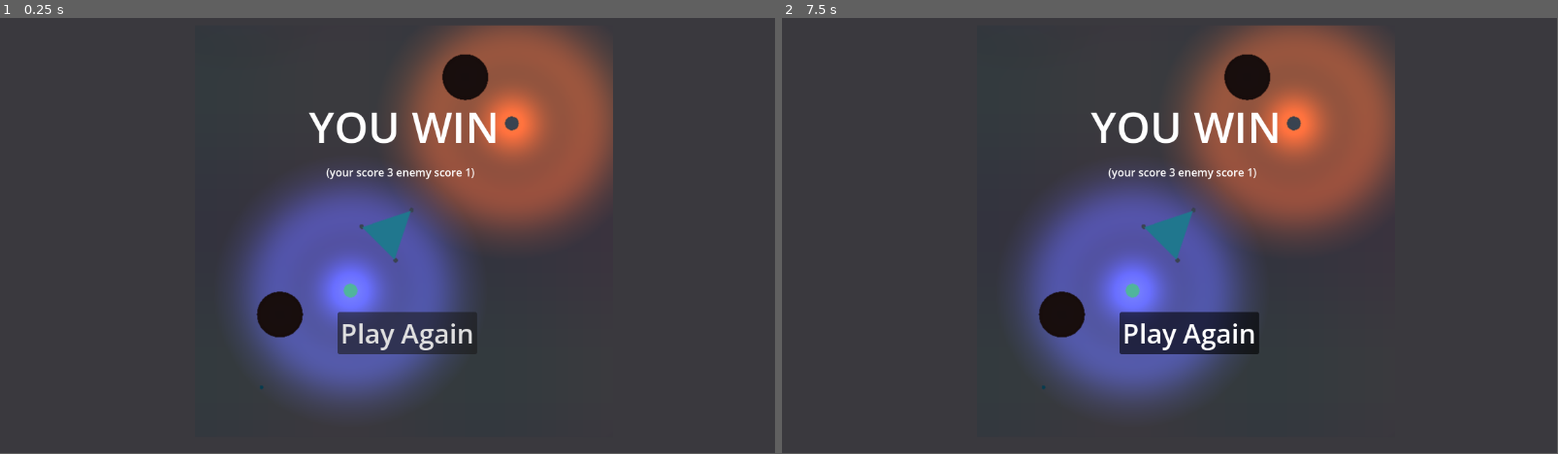
Above: before the commit, frames 1-2 (left to right).
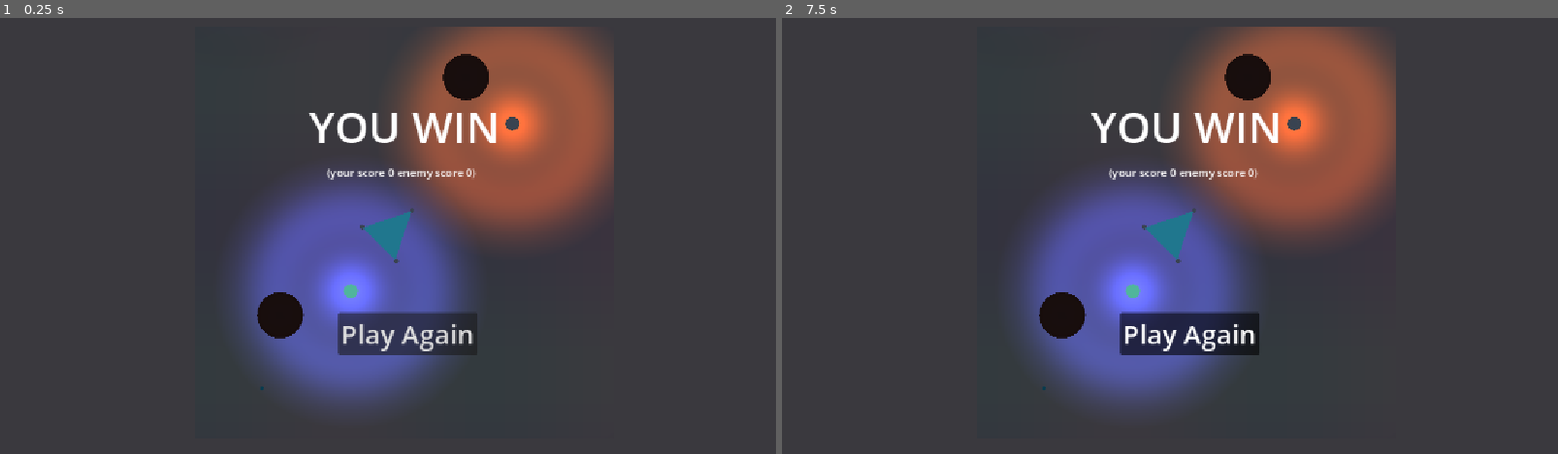
Above: after the commit, the same moments.

Repository: forklovee/SpaceJam2026
Game: Godot game, scene res://MainMenu/win.tscn
Two runs of this game, one before a commit and one after it. Both use one fixed random seed, a clock stepped at 60 frames per second and the inputs below. This scene is started directly instead of the project's main scene. The engine's default icon, where the game draws it, is replaced by a stand-in: a white triangle on a blue panel in a dark square.
Inputs:
- Up to frame 1 (0.25 s): no input
- Up to frame 2 (7.5 s): click "Play Again" at 0.5 s; click "Play Again" at 1.25 s; click "Play Again" at 2 s; tap Enter at 2.75, 4.25, 5.75 s; hold D (Right) 2.78-3.53 s; hold Space (Fire) 2.78-3.53 s; hold S (Down) 3.53-4.28 s; tap Space (Fire) at 3.6, 5.1, 6.6 s; hold D (Right) 4.28-5.03 s; hold Space (Fire) 4.28-5.03 s; hold W (Up) 5.03-5.78 s; hold Space (Fire) 5.78-6.53 s; hold A (Left) 5.78-7.28 s; hold S (Down) from 7.28 s (still down); hold Space (Fire) from 7.28 s (still down)
In our replay, the window is 799x449 before the commit and 800x450 after it. These sizes can differ from the game's own. Grey fills any space a smaller window leaves; there, only what the larger window draws over its background counts as a difference.

The runs differ from the first frame. In frame 1, 1.1% of the frame differs, in the area x 33-80%, y 1-86%; in frame 2, 1.1%.
Error before the commit: Parse Error: Variable "player_score" has the same name as a previously declared variable. (res://Singleton/game.gd:13)

Commit message:
win.tscn circ dep fix

Diff:
--- a/MainMenu/win.gd
+++ b/MainMenu/win.gd
@@ -1,6 +1,4 @@
 extends CanvasLayer
-
-@export var main:PackedScene
 
 func _ready() -> void:
 	$Label2.text="(your score X enemy score Y)".replace("X",str(Game.player_score)).replace("Y",str(Game.enemy_score))
@@ -10,4 +8,6 @@
 	Game.enemy_score=0
 
 	#get_tree().change_scene_to_file("res://main.tscn")
-	Game.open_level(main)
+	Game.open_level(
+		ResourceLoader.load("res://Level/level.tscn")
+	)
--- a/MainMenu/win.tscn
+++ b/MainMenu/win.tscn
@@ -2,12 +2,10 @@
 
 [ext_resource type="Texture2D" uid="uid://bwy07snm5ww4j" path="res://MainMenu/screen.png" id="1_o7qdd"]
 [ext_resource type="Script" uid="uid://by0t80uffijic" path="res://MainMenu/win.gd" id="1_qs3e1"]
-[ext_resource type="PackedScene" uid="uid://c446u8dav2dnv" path="res://Level/level.tscn" id="2_27qir"]
 
 [node name="Win" type="CanvasLayer" unique_id=1738511404]
 layer = 100
 script = ExtResource("1_qs3e1")
-main = ExtResource("2_27qir")
 
 [node name="ColorRect" type="ColorRect" parent="." unique_id=1578405937]
 anchors_preset = 15
--- a/Ship/ship.gd
+++ b/Ship/ship.gd
@@ -139,6 +139,8 @@
 
 	storage_changed.emit(self)
 
+#TODO: oddawanie kryształów (metoda!)
+
 func can_use_fuel(value: int) -> bool:
 	return fuel - value >= 0
 
--- a/Singleton/game.gd
+++ b/Singleton/game.gd
@@ -6,8 +6,6 @@
 var pc: PlayerController
 var level
 
-var player_score=0
-var enemy_score=0
 var level_end=null
 
 var player_score := 0:
--- a/project.godot
+++ b/project.godot
@@ -19,6 +19,11 @@
 
 Game="*uid://bmd84awadrgp1"
 Data="*uid://be0yhnw6xdgq2"
+
+[display]
+
+window/stretch/mode="canvas_items"
+window/stretch/aspect="keep_height"
 
 [global_group]
 
